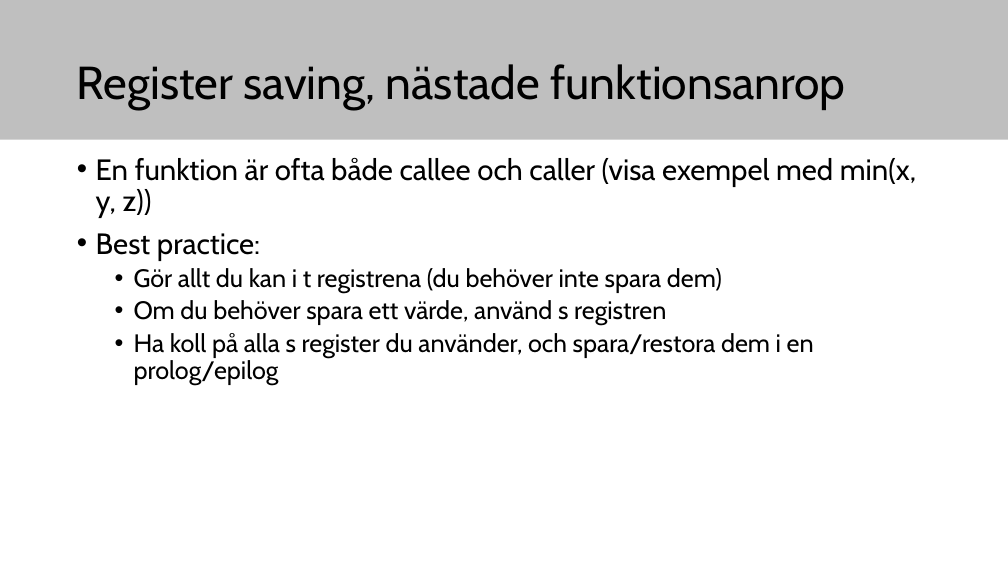
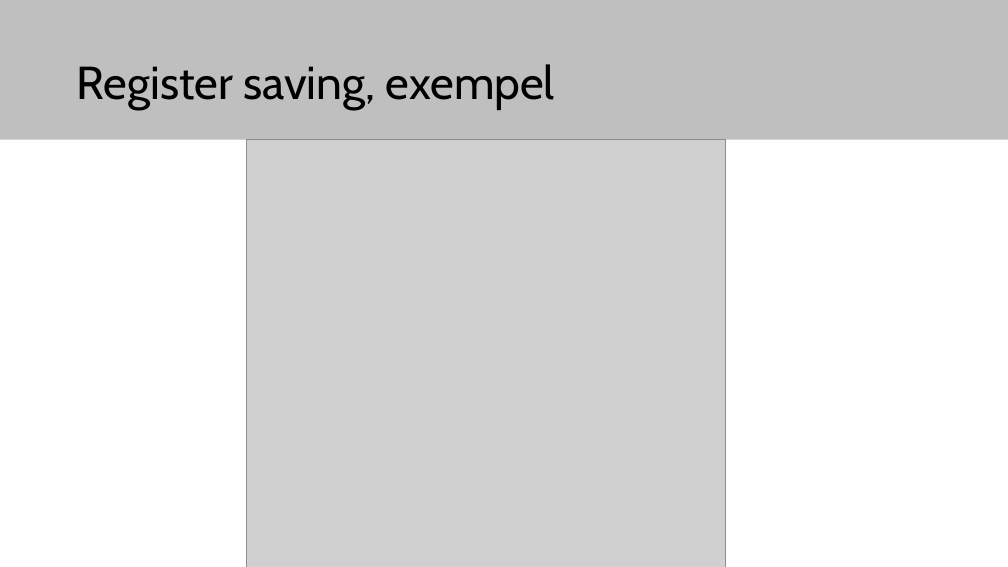
Before and after one commit to elias-at-chalmers/mop-lecture_notes-mirror, a slide deck: slide 14 of slides/lecture03-assembly2.pptx. Drawn at 1008x567 pixels with LibreOffice and Linux fonts; fonts in the diff are those of the drawing; grey boxes stand for pictures. Boxes give left, top, right and bottom in pixels: in the first picture for what was removed or moved away, otherwise in the second. Text is boxed around its words. In the diff, an @@ line names an element or a change of style, - is before the commit and + after.

```diff
--- a/slides/lecture03-assembly2.pptx
+++ b/slides/lecture03-assembly2.pptx
@@ title at (77,64,555,110): text changed @@
-Register saving, nästade funktionsanrop
+Register saving, exempel
@@ picture added at (247,140,726,567) @@
@@ text removed at (96,158,916,385) @@
-• En funktion är ofta både callee och caller (visa exempel med min(x, y, z))
-• Best practice:
-  • Gör allt du kan i t registrena (du behöver inte spara dem)
-  • Om du behöver spara ett värde, använd s registren
-  • Ha koll på alla s register du använder, och spara/restora dem i en prolog/epilog
```
Also in this commit, not shown: 3 other slides changed, 7 slides added, 4 slides removed.
